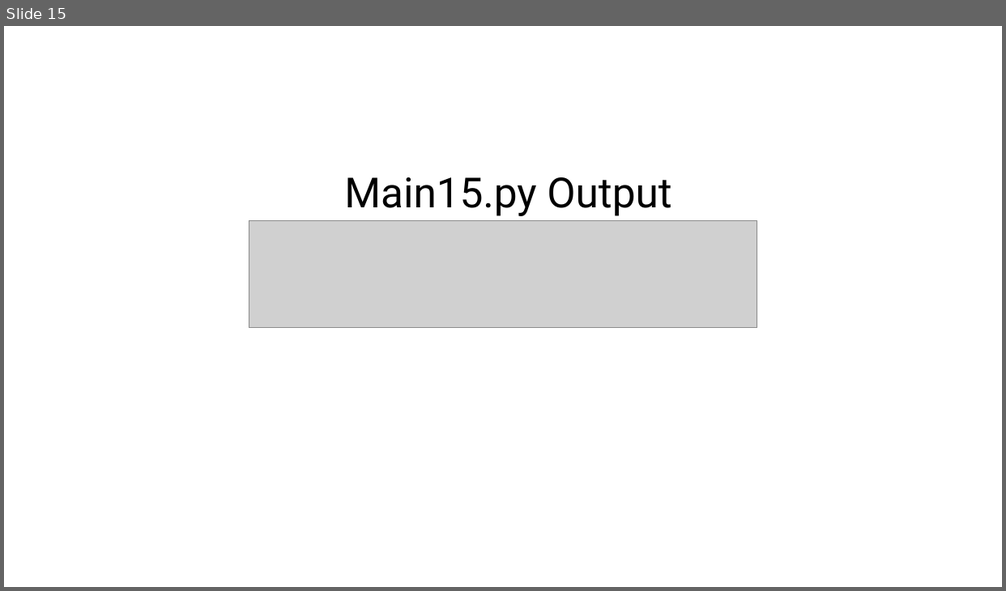
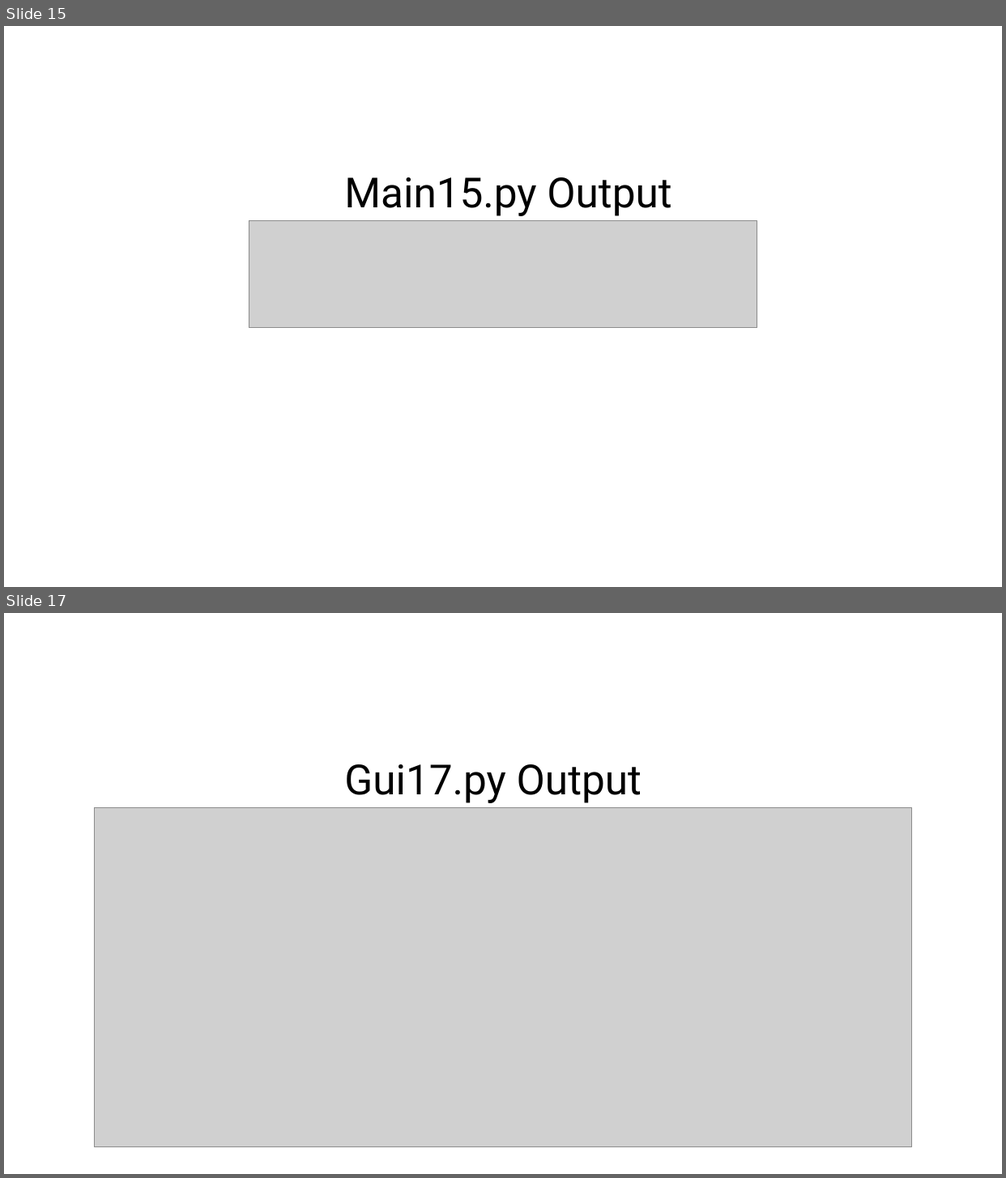
Before and after one commit to HarryMax1710/todo_app, a slide deck: Main.python Outputs.pptx. Shown one above the other, each under a label of ours: slide 15 before the commit, slides 15 and 17 after it; the slides between them are not shown. The pictures are 1006x591 and 1006x1178 pixels, drawn with LibreOffice and Linux fonts; fonts in the diff are those of the drawing; grey boxes stand for pictures. Boxes give left, top, right and bottom in pixels: in the first picture for what was removed or moved away, otherwise in the second. Text is boxed around its words. In the diff, an @@ line names an element or a change of style, - is before the commit and + after.

```diff
--- a/Main.python Outputs.pptx
+++ b/Main.python Outputs.pptx
@@ slide 17 added at bbox=[4, 613, 1002, 1174], background #FFFFFF @@
@@ text added at bbox=[344, 764, 641, 803], 40 pt, text #000000 @@
+Gui17.py Output
@@ picture added at bbox=[95, 807, 912, 1148] @@
```
Also in this commit, not shown: 1 slide changed, 4 other files.
